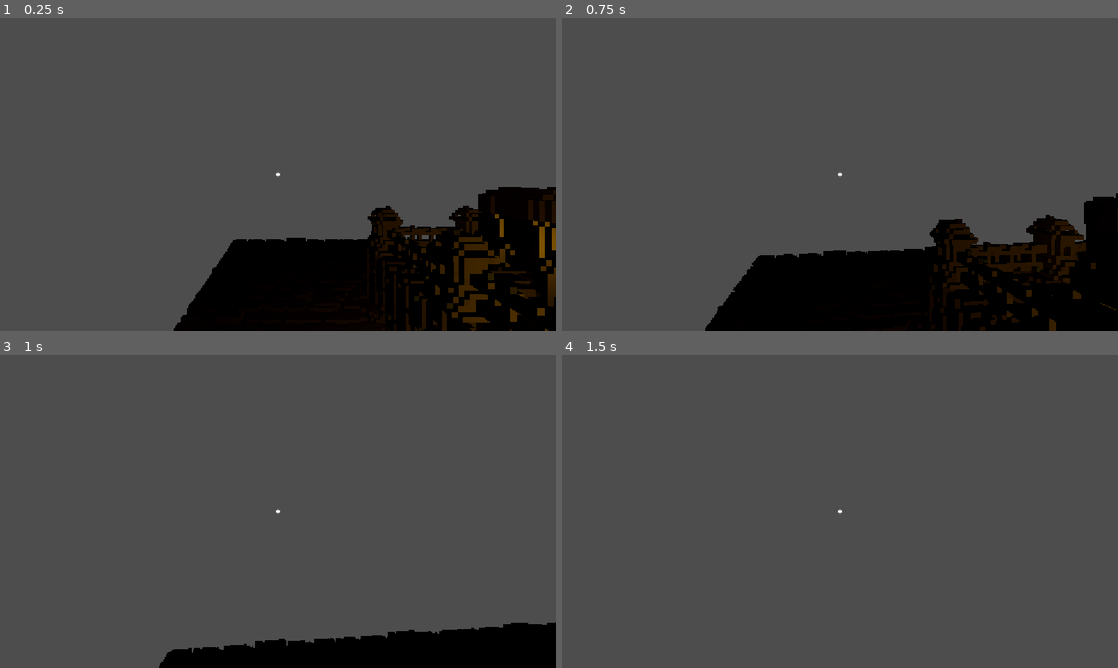
Above: before the commit, frames 1-4 (two rows, left to right).
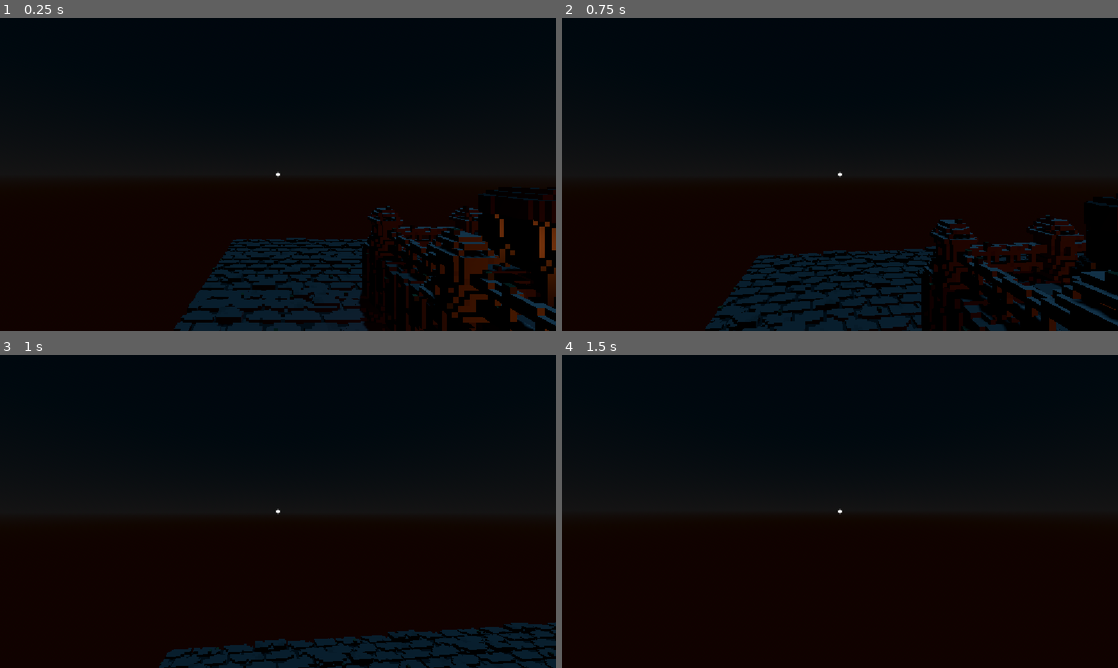
Above: after the commit, the same moments.

Repository: Josephblt/the-loop
Game: Godot game, scene res://game/rooms/memory_room.tscn
Two runs of this game, one before a commit and one after it. Both use one fixed random seed, a clock stepped at 60 frames per second and the inputs below. This scene is started directly instead of the project's main scene.
Inputs (mouse positions are in pixels of both pictures, inside the frame that each line leads up to):
- Up to frame 1 (0.25 s): no input
- Up to frame 2 (0.75 s): tap Enter at 0.5 s; move the mouse to (867, 174) at 0.52 s; hold W (Forward) from 0.53 s (still down); click (867, 174) at 0.6 s
- Up to frame 3 (1 s): keep holding W (Forward); tap Space (Jump) at 0.77 s
- Up to frame 4 (1.5 s): keep holding W (Forward); move the mouse to (812, 511) at 1.27 s; click (812, 511) at 1.35 s

The runs differ from the first frame. In frame 1, 85% of the frame differs, in the area x 0-100%, y 0-100%; in frame 2, 87%; in frame 3, 98%; in frame 4, 100%.

Commit message:
Update shader parameters, animation player references, and sound settings for improved visuals and interactions

Diff:
--- a/src/assets/materials/ui/dissolve_material.tres
+++ b/src/assets/materials/ui/dissolve_material.tres
@@ -4,9 +4,9 @@
 
 [resource]
 shader = ExtResource("1_8opu4")
-shader_parameter/font_color = Color(0.129, 0.094, 0.184, 1)
-shader_parameter/font_outline = Color(0.914, 0.871, 1, 1)
-shader_parameter/dissolve_color = Color(0.663, 0.545, 1, 1)
+shader_parameter/font_color = Color(0.09411765, 0.043137256, 0.16078432, 1)
+shader_parameter/font_outline = Color(0.88235295, 0.8, 1, 1)
+shader_parameter/dissolve_color = Color(0.45882353, 0.32156864, 0.61960787, 1)
 shader_parameter/dissolve_amount = 0.250000011875
 shader_parameter/dissolve_width = 0.250000011875
 shader_parameter/softness = 0.20000000298023
--- a/src/assets/materials/ui/dream_veil_material.tres
+++ b/src/assets/materials/ui/dream_veil_material.tres
@@ -4,13 +4,13 @@
 
 [resource]
 shader = ExtResource("1_jxl8w")
-shader_parameter/intensity = 1.0
-shader_parameter/pattern_scale = 8.0
-shader_parameter/flow_speed = 0.5
-shader_parameter/morph_speed = 0.5
+shader_parameter/intensity = 0.0
+shader_parameter/pattern_scale = 8.00000037674012
+shader_parameter/flow_speed = 1.0000000475
+shader_parameter/morph_speed = 1.0000000475
 shader_parameter/distortion_pixels = 16.0
 shader_parameter/blur_lod = 5.0
-shader_parameter/center_calm = 0.75
-shader_parameter/dim = 0.5
-shader_parameter/desaturation = 1.0
-shader_parameter/vignette_strength = 1.0
+shader_parameter/center_calm = 0.50000002375
+shader_parameter/dim = 0.250000011875
+shader_parameter/desaturation = 0.750000035625
+shader_parameter/vignette_strength = 0.750000035625
--- a/src/assets/materials/ui/outline_material.tres
+++ b/src/assets/materials/ui/outline_material.tres
@@ -4,5 +4,5 @@
 
 [resource]
 shader = ExtResource("1_j3563")
-shader_parameter/outline_color = Color(1, 1, 1, 1)
+shader_parameter/outline_color = Color(0.88235295, 0.8, 1, 1)
 shader_parameter/outline_width = 1.0
--- a/src/game/interactables/altar.tscn
+++ b/src/game/interactables/altar.tscn
@@ -147,7 +147,7 @@
 
 [node name="Animations" type="Node" parent="." unique_id=1316571038]
 
-[node name="InteractionAnimations" type="AnimationPlayer" parent="Animations" unique_id=512808538]
+[node name="InteractionAnimationPlayer" type="AnimationPlayer" parent="Animations" unique_id=512808538]
 unique_name_in_owner = true
 root_node = NodePath("../../CanvasLayer")
 libraries/ = SubResource("AnimationLibrary_rsld6")
--- a/src/game/interactables/chest.tscn
+++ b/src/game/interactables/chest.tscn
@@ -278,12 +278,12 @@
 
 [node name="Animations" type="Node" parent="." unique_id=461717727]
 
-[node name="InteractionAnimations" type="AnimationPlayer" parent="Animations" unique_id=743616824]
+[node name="InteractionAnimationPlayer" type="AnimationPlayer" parent="Animations" unique_id=743616824]
 unique_name_in_owner = true
 root_node = NodePath("../../CanvasLayer")
 libraries/ = SubResource("AnimationLibrary_3hjkb")
 
-[node name="ChestAnimations" type="AnimationPlayer" parent="Animations" unique_id=1505478726]
+[node name="ChestAnimationPlayer" type="AnimationPlayer" parent="Animations" unique_id=1505478726]
 unique_name_in_owner = true
 root_node = NodePath("../..")
 libraries/ = SubResource("AnimationLibrary_8tdhl")
--- a/src/game/interactables/cresset.tscn
+++ b/src/game/interactables/cresset.tscn
@@ -154,7 +154,7 @@
 
 [node name="Animations" type="Node" parent="." unique_id=942208093]
 
-[node name="InteractionAnimations" type="AnimationPlayer" parent="Animations" unique_id=886480082]
+[node name="InteractionAnimationPlayer" type="AnimationPlayer" parent="Animations" unique_id=886480082]
 unique_name_in_owner = true
 root_node = NodePath("../../CanvasLayer")
 libraries/ = SubResource("AnimationLibrary_xip04")
--- a/src/game/level/props/fire.tscn
+++ b/src/game/level/props/fire.tscn
@@ -18,8 +18,8 @@
 point_count = 2
 
 [sub_resource type="Gradient" id="Gradient_g2hq4"]
-offsets = PackedFloat32Array(0, 0.8, 0.9, 1)
-colors = PackedColorArray(1, 0.843137, 0, 1, 1, 0, 0.125544, 1, 0.5, 0, 0.062772, 1, 0, 0, 0, 1)
+offsets = PackedFloat32Array(0, 0.5, 1)
+colors = PackedColorArray(1, 0.8392157, 0.6392157, 1, 0.7882353, 0.40392157, 0.14117648, 1, 0.15686275, 0.06666667, 0.023529412, 1)
 metadata/_snap_enabled = true
 
 [node name="Fire" type="CPUParticles3D" unique_id=476398159]
@@ -55,7 +55,7 @@
 
 [node name="Light" type="OmniLight3D" parent="." unique_id=1664883696]
 layers = 1023
-light_color = Color(0.854902, 0.603922, 0.0666667, 1)
+light_color = Color(0.7882353, 0.40392157, 0.14117648, 1)
 light_energy = 2.0
 light_specular = 5.0
 shadow_enabled = true
@@ -68,6 +68,5 @@
 stream = ExtResource("2_83v8r")
 pitch_scale = 0.5
 autoplay = true
-stream_paused = true
-max_distance = 15.0
+max_distance = 20.0
 bus = &"SFX"
--- a/src/game/rooms/memory_room.tscn
+++ b/src/game/rooms/memory_room.tscn
@@ -14,8 +14,32 @@
 [ext_resource type="PackedScene" uid="uid://b0lvfjr4ff8hl" path="res://game/actors/player.tscn" id="13_n4fvx"]
 [ext_resource type="PackedScene" uid="uid://cot8vcnllarr3" path="res://game/ui/memory_reveal.tscn" id="14_memory_reveal"]
 
+[sub_resource type="ProceduralSkyMaterial" id="ProceduralSkyMaterial_n4fvx"]
+sky_top_color = Color(0.02745098, 0.09411765, 0.14117648, 1)
+sky_horizon_color = Color(0.18445611, 0.17857376, 0.17955416, 1)
+ground_bottom_color = Color(0.15686275, 0.06666667, 0.023529412, 1)
+ground_horizon_color = Color(0.18445611, 0.17857376, 0.17955416, 1)
+energy_multiplier = 0.5
+
+[sub_resource type="Sky" id="Sky_d3u6q"]
+sky_material = SubResource("ProceduralSkyMaterial_n4fvx")
+
+[sub_resource type="Environment" id="Environment_6h58r"]
+background_mode = 2
+sky = SubResource("Sky_d3u6q")
+
 [node name="MemoryRoom" type="Node3D" unique_id=752731590]
 script = ExtResource("1_sc13g")
+
+[node name="WorldEnvironment" type="WorldEnvironment" parent="." unique_id=1308557487]
+environment = SubResource("Environment_6h58r")
+
+[node name="DirectionalLight3D" type="DirectionalLight3D" parent="." unique_id=389522376]
+transform = Transform3D(-0.8660254, -0.43301278, 0.25, 0, 0.49999997, 0.86602545, -0.50000006, 0.75, -0.43301266, 0, 0, 0)
+light_color = Color(0.22352941, 0.49411765, 0.6784314, 1)
+light_energy = 0.5
+shadow_enabled = true
+shadow_caster_mask = 4294967291
 
 [node name="Floor" type="Node3D" parent="." unique_id=479788147]
 unique_name_in_owner = true
--- a/src/game/ui/memory_reveal.tscn
+++ b/src/game/ui/memory_reveal.tscn
@@ -32,37 +32,8 @@
 "values": [0.0]
 }
 
-[sub_resource type="Animation" id="Animation_show"]
-resource_name = "show"
-length = 0.7
-tracks/0/type = "value"
-tracks/0/imported = false
-tracks/0/enabled = true
-tracks/0/path = NodePath("DreamVeil:material:shader_parameter/intensity")
-tracks/0/interp = 1
-tracks/0/loop_wrap = true
-tracks/0/keys = {
-"times": PackedFloat32Array(0, 0.7),
-"transitions": PackedFloat32Array(1, 1),
-"update": 0,
-"values": [0.0, 1.0]
-}
-tracks/1/type = "value"
-tracks/1/imported = false
-tracks/1/enabled = true
-tracks/1/path = NodePath("MarginContainer/MemoryLabel:modulate:a")
-tracks/1/interp = 1
-tracks/1/loop_wrap = true
-tracks/1/keys = {
-"times": PackedFloat32Array(0, 0.7),
-"transitions": PackedFloat32Array(1, 1),
-"update": 0,
-"values": [0.0, 1.0]
-}
-
 [sub_resource type="Animation" id="Animation_hide"]
 resource_name = "hide"
-length = 1.0
 tracks/0/type = "value"
 tracks/0/imported = false
 tracks/0/enabled = true
@@ -86,6 +57,33 @@
 "transitions": PackedFloat32Array(1, 1),
 "update": 0,
 "values": [1.0, 0.0]
+}
+
+[sub_resource type="Animation" id="Animation_show"]
+resource_name = "show"
+tracks/0/type = "value"
+tracks/0/imported = false
+tracks/0/enabled = true
+tracks/0/path = NodePath("DreamVeil:material:shader_parameter/intensity")
+tracks/0/interp = 1
+tracks/0/loop_wrap = true
+tracks/0/keys = {
+"times": PackedFloat32Array(0, 1),
+"transitions": PackedFloat32Array(1, 1),
+"update": 0,
+"values": [0.0, 1.0]
+}
+tracks/1/type = "value"
+tracks/1/imported = false
+tracks/1/enabled = true
+tracks/1/path = NodePath("MarginContainer/MemoryLabel:modulate:a")
+tracks/1/interp = 1
+tracks/1/loop_wrap = true
+tracks/1/keys = {
+"times": PackedFloat32Array(0, 1),
+"transitions": PackedFloat32Array(1, 1),
+"update": 0,
+"values": [0.0, 1.0]
 }
 
 [sub_resource type="AnimationLibrary" id="AnimationLibrary_memory_reveal"]
@@ -123,6 +121,7 @@
 
 [node name="MemoryLabel" type="Label" parent="MarginContainer" unique_id=452753634]
 unique_name_in_owner = true
+modulate = Color(1, 1, 1, 0)
 material = ExtResource("4_dissolve")
 custom_minimum_size = Vector2(852, 348)
 custom_maximum_size = Vector2(852, 348)
@@ -137,8 +136,8 @@
 vertical_alignment = 1
 autowrap_mode = 2
 
-[node name="Animations" type="AnimationPlayer" parent="." unique_id=605660109]
+[node name="AnimationPlayer" type="AnimationPlayer" parent="." unique_id=605660109]
 unique_name_in_owner = true
 libraries/ = SubResource("AnimationLibrary_memory_reveal")
 
-[connection signal="animation_finished" from="Animations" to="." method="_on_animations_animation_finished"]
+[connection signal="animation_finished" from="AnimationPlayer" to="." method="_on_animations_animation_finished"]
--- a/src/scripts/game/interactables/chest.gd
+++ b/src/scripts/game/interactables/chest.gd
@@ -2,9 +2,9 @@
 extends Interactable
 
 
-@onready var chest_animations: AnimationPlayer = %ChestAnimations
+@onready var chest_animation_player: AnimationPlayer = %ChestAnimationPlayer
 
 
 func _interact() -> void:
-	chest_animations.play("open")
-	await chest_animations.animation_finished
+	chest_animation_player.play("open")
+	await chest_animation_player.animation_finished
--- a/src/scripts/game/interactables/interactable.gd
+++ b/src/scripts/game/interactables/interactable.gd
@@ -13,7 +13,7 @@
 @export var outline_meshes: Array[VisualInstance3D] = []
 @export var one_shot: bool = false
 
-@onready var interaction_animations: AnimationPlayer = %InteractionAnimations
+@onready var interaction_animation_player: AnimationPlayer = %InteractionAnimationPlayer
 
 var _is_interactable: bool = true
 
@@ -36,7 +36,7 @@
 		return
 
 	_update_outline(true)
-	interaction_animations.play("enable_interaction")
+	interaction_animation_player.play("enable_interaction")
 	interaction_enabled.emit()
 
 
@@ -45,7 +45,7 @@
 		return
 
 	_update_outline(false)
-	interaction_animations.play("disable_interaction")
+	interaction_animation_player.play("disable_interaction")
 	interaction_disabled.emit()
 
 
--- a/src/scripts/game/ui/memory_reveal.gd
+++ b/src/scripts/game/ui/memory_reveal.gd
@@ -5,18 +5,14 @@
 signal dismissed()
 
 
-const SHOW_ANIMATION: StringName = &"show"
-const HIDE_ANIMATION: StringName = &"hide"
-
 @export var dismiss_action: StringName = &"Interact"
 
 @onready var memory_label: Label = %MemoryLabel
-@onready var animations: AnimationPlayer = %Animations
+@onready var animations: AnimationPlayer = %AnimationPlayer
 
 
 func _ready() -> void:
 	set_process_unhandled_input(false)
-	hide()
 
 
 func _unhandled_input(event: InputEvent) -> void:
@@ -29,21 +25,21 @@
 	set_process_unhandled_input(false)
 	memory_label.text = memory_text
 	show()
-	animations.play(SHOW_ANIMATION)
+	animations.play("show")
 
 
 func dismiss() -> void:
-	if not visible or animations.current_animation == HIDE_ANIMATION:
+	if not visible or animations.current_animation == "hide":
 		return
 
 	set_process_unhandled_input(false)
-	animations.play(HIDE_ANIMATION)
+	animations.play("hide")
 
 
 func _on_animations_animation_finished(animation_name: StringName) -> void:
 	match animation_name:
-		SHOW_ANIMATION:
+		"show":
 			set_process_unhandled_input(true)
-		HIDE_ANIMATION:
+		"hide":
 			hide()
 			dismissed.emit()
Not shown, changed: src/assets/sounds/sfx/flame/flame.wav.import
